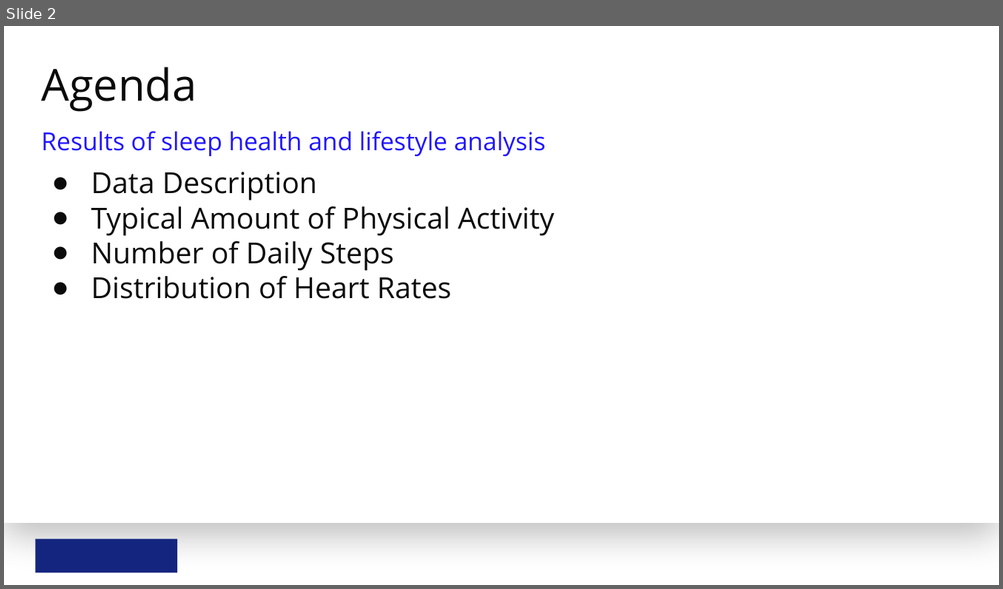
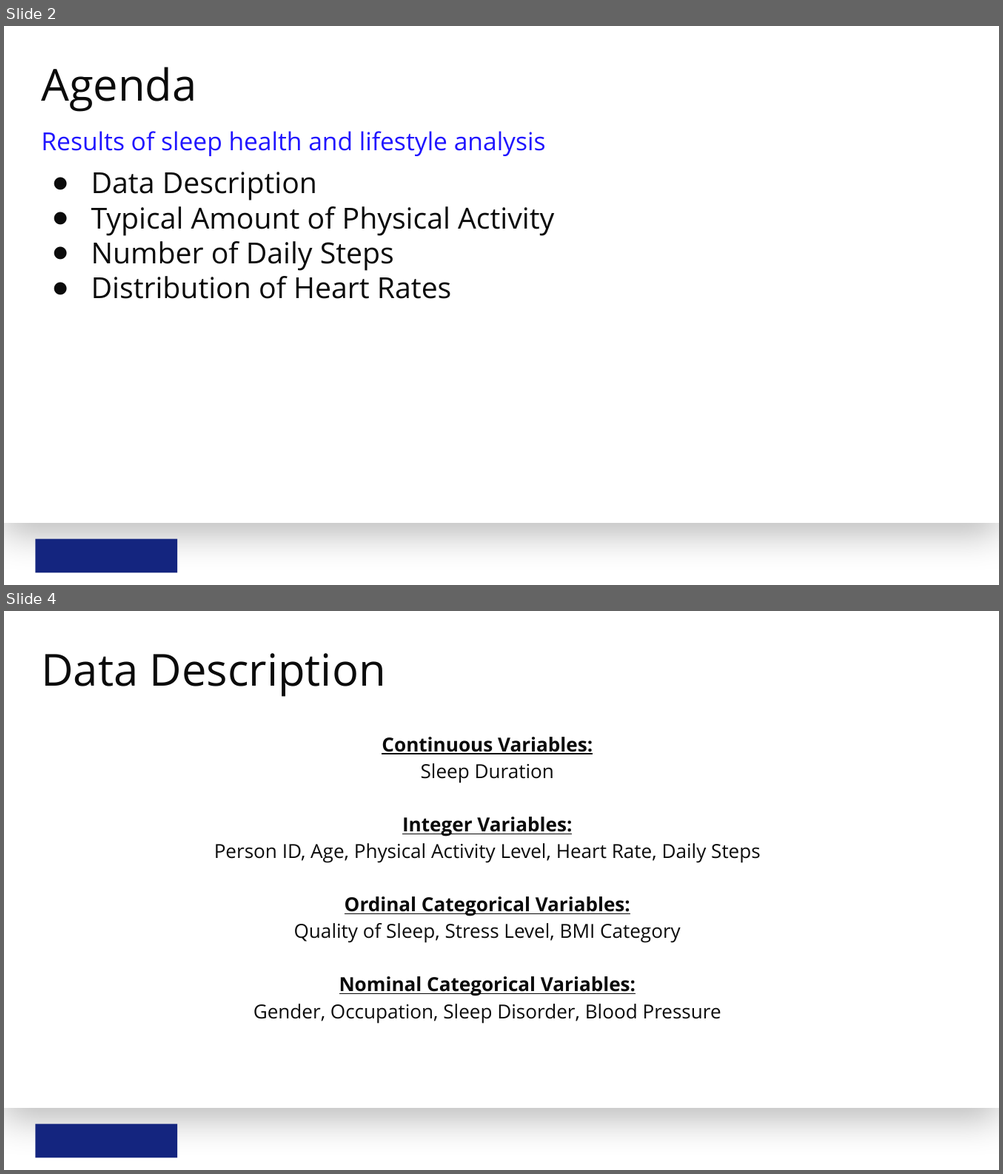
Before and after one commit to kinant/ud-stats-nd, a slide deck: PR01 - Describe Health and Sleep Quality Data/analyze-sleep-health-and-lifestyle.pptx. Shown one above the other, each under a label of ours: slide 2 before the commit, slides 2 and 4 after it; the slides between them are not shown. The pictures are 1003x589 and 1003x1174 pixels, drawn with LibreOffice and Linux fonts; fonts in the diff are those of the drawing; background and template pictures are left out. Boxes give left, top, right and bottom in pixels: in the first picture for what was removed or moved away, otherwise in the second. Text is boxed around its words. In the diff, an @@ line names an element or a change of style, - is before the commit and + after.

```diff
--- a/PR01 - Describe Health and Sleep Quality Data/analyze-sleep-health-and-lifestyle.pptx
+++ b/PR01 - Describe Health and Sleep Quality Data/analyze-sleep-health-and-lifestyle.pptx
@@ slide 4 added at (x1=4, y1=611, x2=999, y2=1170), background #FFFFFF; not listed: 2 template elements that a slide beside it also shows @@
@@ title added at (x1=41, y1=653, x2=386, y2=697), 64 pt, text #0B0B0B @@
+Data Description
@@ text added at (x1=214, y1=737, x2=760, y2=1024), 28 pt, text #0B0B0B @@
+Continuous Variables:
+Sleep Duration
+Integer Variables:
+Person ID, Age, Physical Activity Level, Heart Rate, Daily Steps
+Ordinal Categorical Variables:
+Quality of Sleep, Stress Level, BMI Category
+Nominal Categorical Variables:
+Gender, Occupation, Sleep Disorder, Blood Pressure
```
Also in this commit, not shown: 4 slides changed, 1 other slide added, 1 slide removed, 3 other files.
